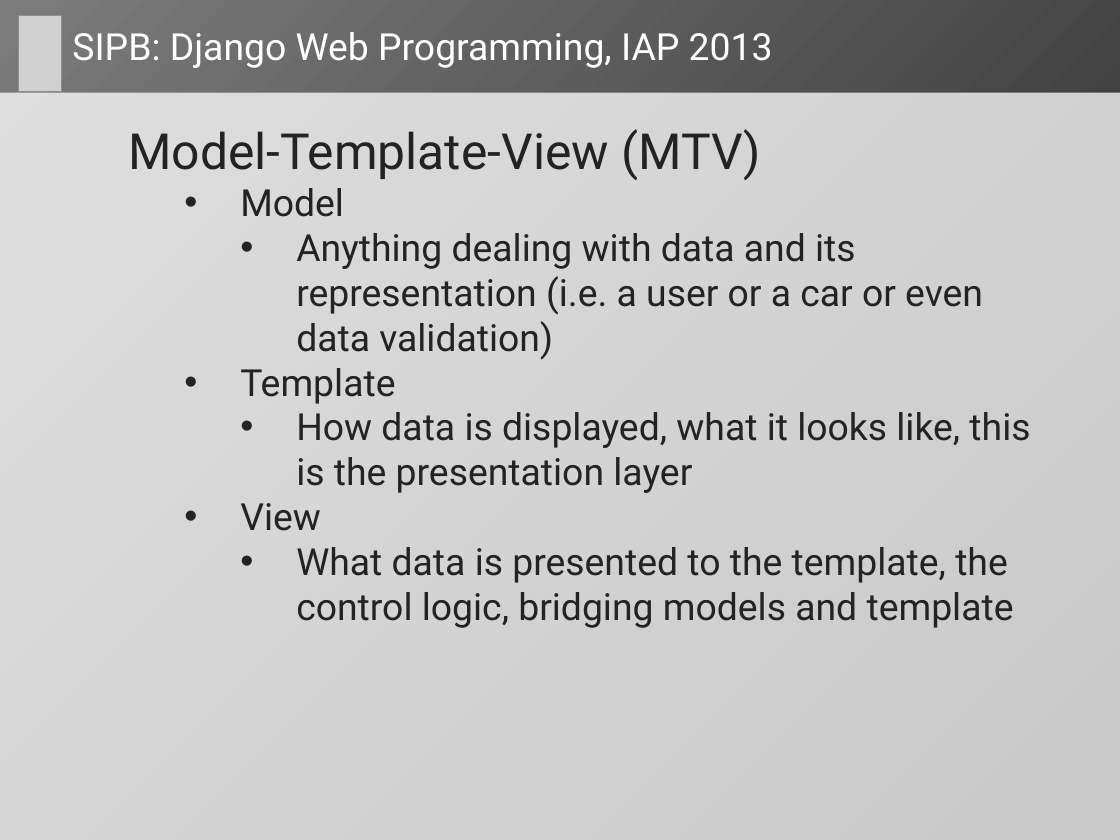
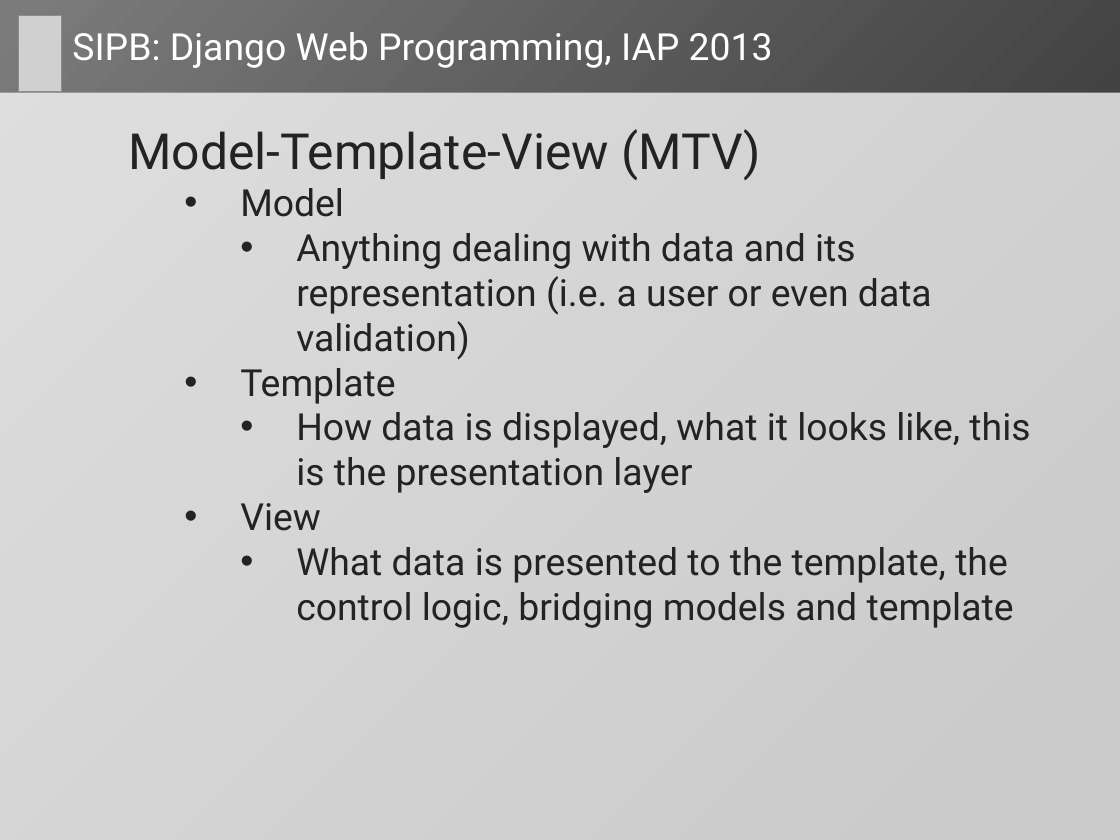
Before and after one commit to dlukeomalley/SIPB_django_class, a slide deck: slide 15 of slides/django_slides.pptx. Drawn at 1120x840 pixels with LibreOffice and Linux fonts; fonts in the diff are those of the drawing; grey boxes stand for pictures. Boxes give left, top, right and bottom in pixels: in the first picture for what was removed or moved away, otherwise in the second. Text is boxed around its words. In the diff, an @@ line names an element or a change of style, - is before the commit and + after.

```diff
--- a/slides/django_slides.pptx
+++ b/slides/django_slides.pptx
@@ text at <box>296,233,932,360</box>: text changed @@
-      • Anything dealing with data and its representation (i.e. a user or a car or even data validation)
+      • Anything dealing with data and its representation (i.e. a user or even data validation)
```
Also in this commit, not shown: 15 other slides changed, 9 slides added, 1 slide removed, 3 other files.
